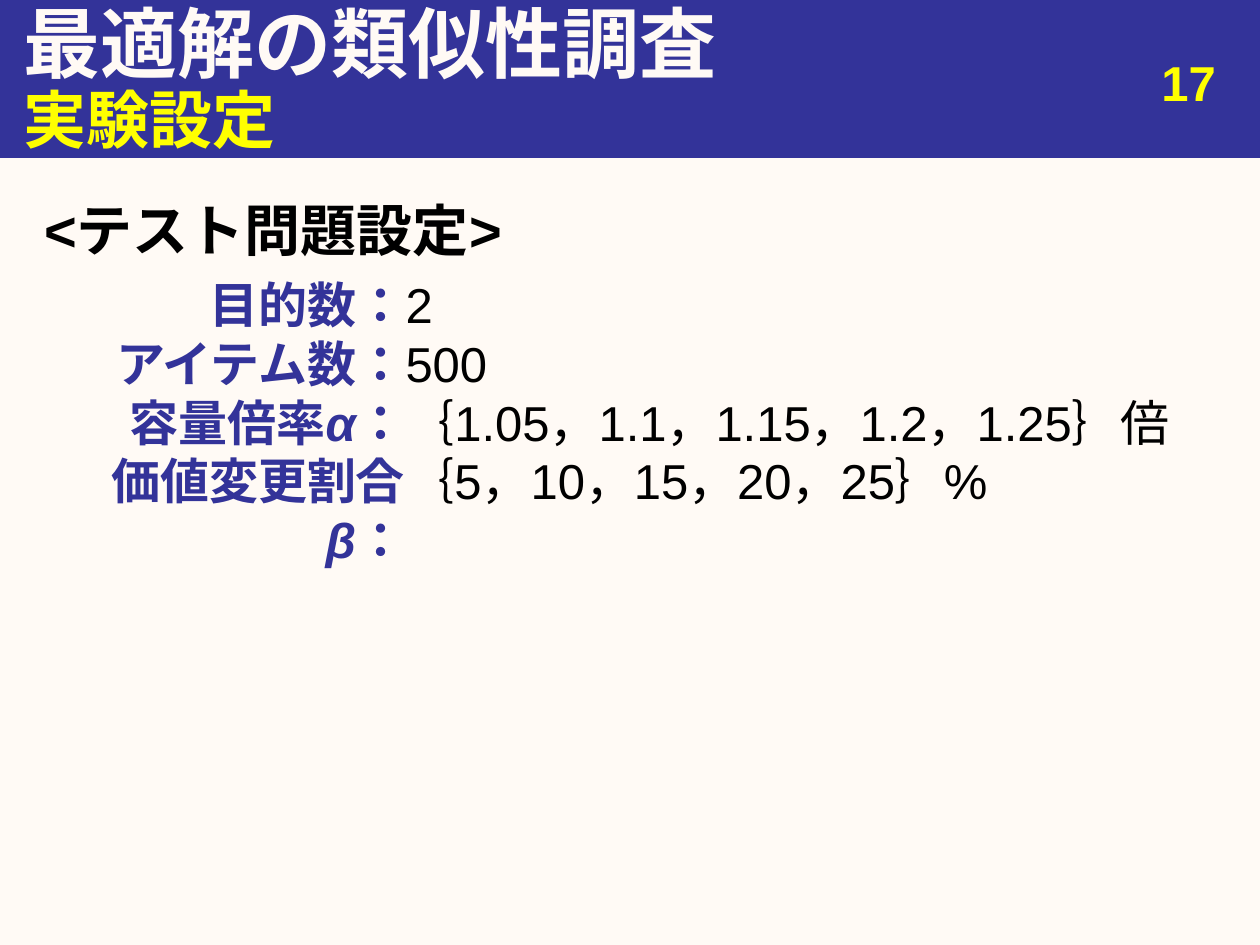
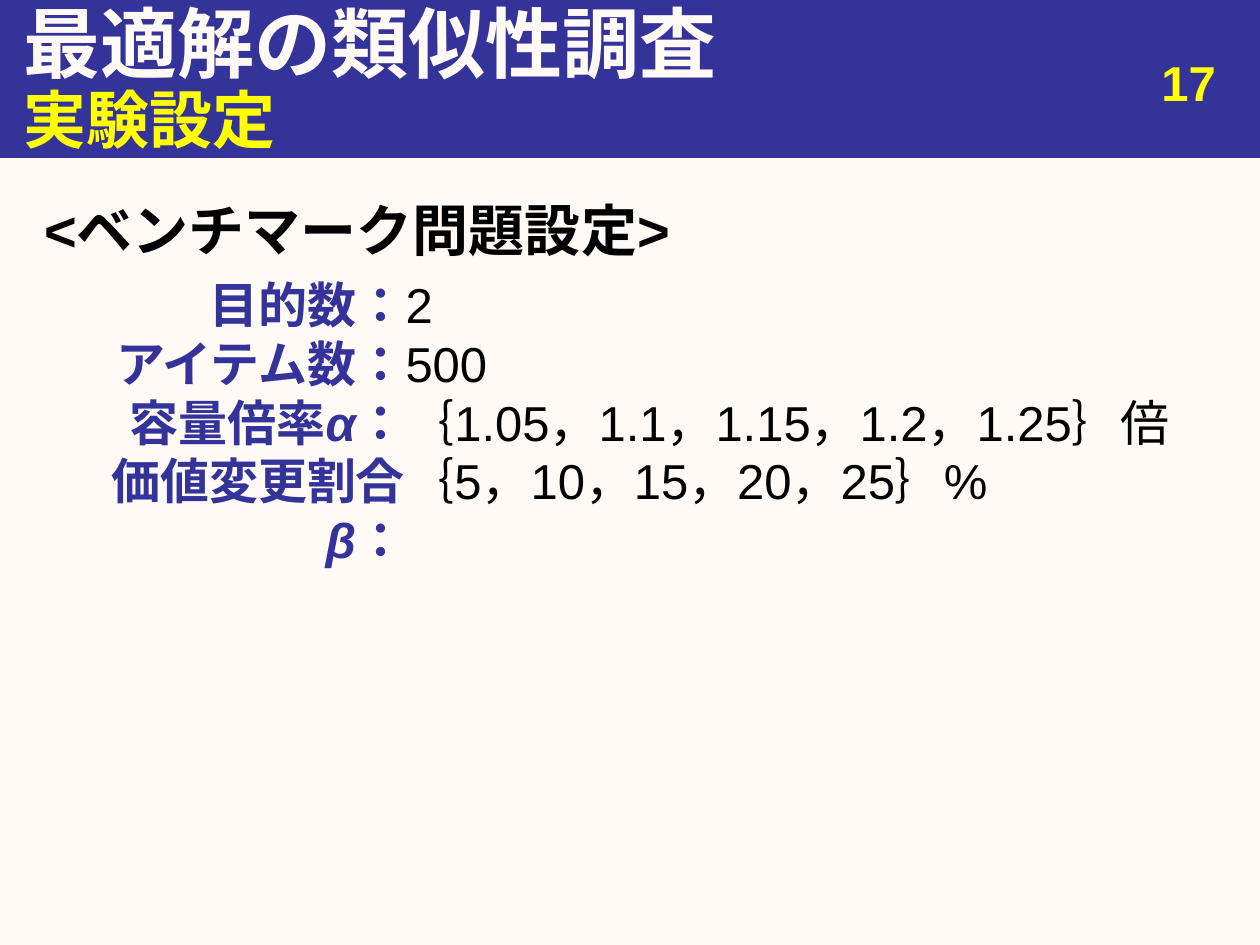
Before and after one commit to youle921/Slide-maintain, a slide deck: slide 18 of abstract/Slides/20200217_urita_graduation_v3.pptx. Drawn at 1260x945 pixels with LibreOffice and Linux fonts; fonts in the diff are those of the drawing. Boxes give left, top, right and bottom in pixels: in the first picture for what was removed or moved away, otherwise in the second. Text is boxed around its words. In the diff, an @@ line names an element or a change of style, - is before the commit and + after.

```diff
--- a/abstract/Slides/20200217_urita_graduation_v3.pptx
+++ b/abstract/Slides/20200217_urita_graduation_v3.pptx
@@ text at box(44, 207, 670, 256): text changed @@
-<テスト問題設定>
+<ベンチマーク問題設定>
```
Also in this commit, not shown: 16 other slides changed, 1 slide added, 2 other files.
